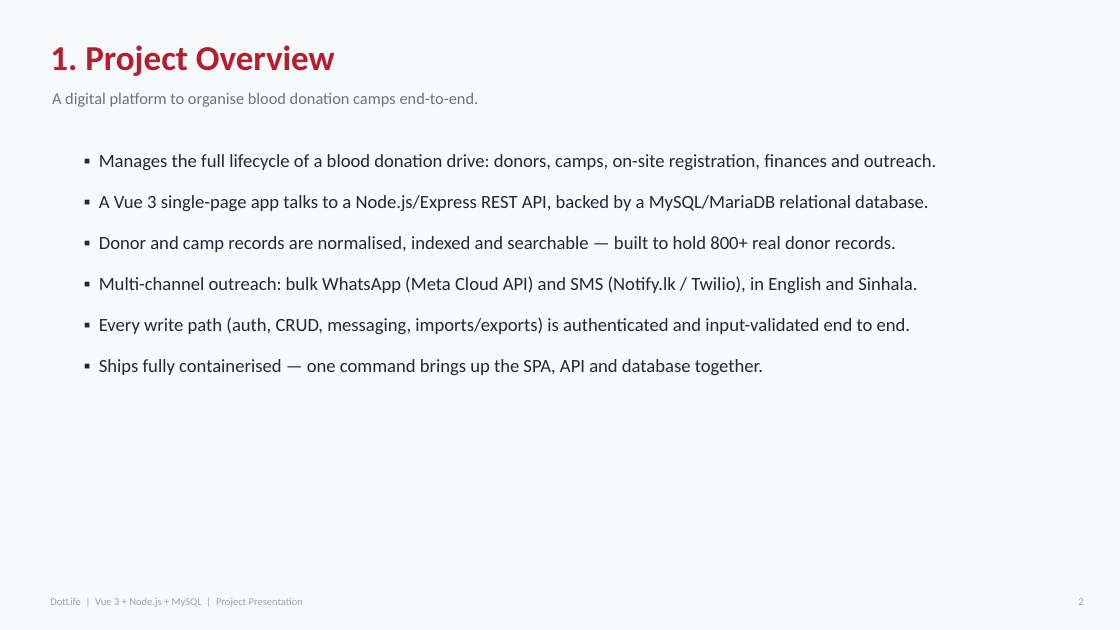
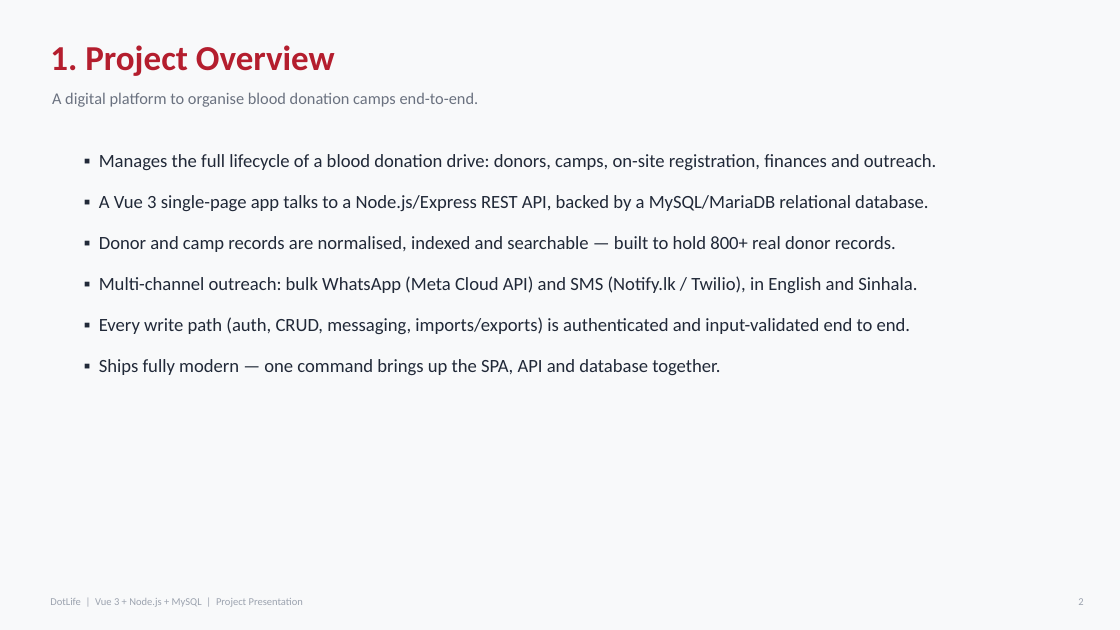
Before and after one commit to 0x0prateek/Blood-Donation-Camp-System, a slide deck: slide 2 of docs/DotLife_Presentation.pptx. Drawn at 1120x630 pixels with LibreOffice and Linux fonts; fonts in the diff are those of the drawing. Boxes give left, top, right and bottom in pixels: in the first picture for what was removed or moved away, otherwise in the second. Text is boxed around its words. In the diff, an @@ line names an element or a change of style, - is before the commit and + after.

```diff
--- a/docs/DotLife_Presentation.pptx
+++ b/docs/DotLife_Presentation.pptx
@@ text at box(99, 359, 720, 375): text changed @@
-▪ Ships fully containerised — one command brings up the SPA, API and database together.
+▪ Ships fully modern — one command brings up the SPA, API and database together.
```
Also in this commit, not shown: 6 other slides changed.
